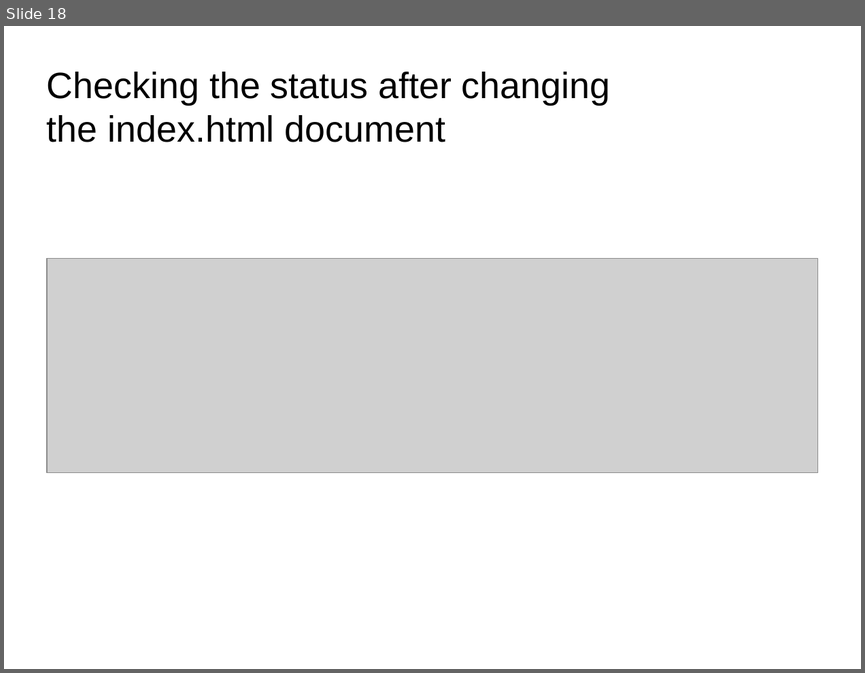
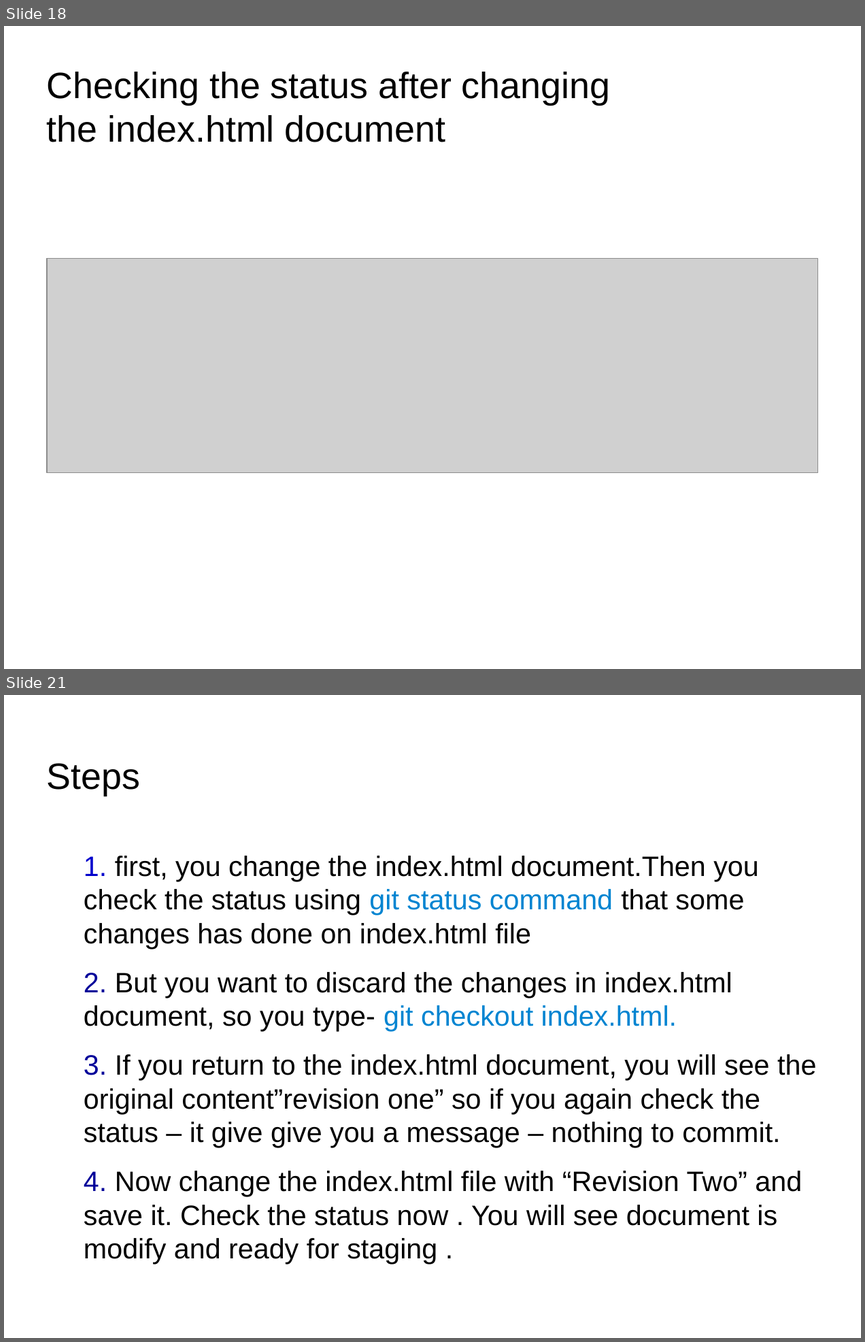
Before and after one commit to anumsh/Learning-Git-and-Github, a slide deck: git_and_GitHub.odp. Shown one above the other, each under a label of ours: slide 18 before the commit, slides 18 and 21 after it; the slides between them are not shown. The pictures are 865x673 and 865x1342 pixels, drawn with LibreOffice and Linux fonts; fonts in the diff are those of the drawing; grey boxes stand for pictures; background and template pictures are left out. Boxes give left, top, right and bottom in pixels: in the first picture for what was removed or moved away, otherwise in the second. Text is boxed around its words. In the diff, an @@ line names an element or a change of style, - is before the commit and + after.

Commit message:
feat: Add images and 2 new commands ( unstaging and commiting and logging  a file)

```diff
--- a/git_and_GitHub.odp
+++ b/git_and_GitHub.odp
@@ slide 21 added at bbox=[4, 695, 861, 1338], background picture (left out) @@
@@ title added at bbox=[47, 763, 141, 796], 33.9 pt, text #000000 @@
+Steps
@@ text added at bbox=[84, 855, 816, 1225], 26 pt, text #000000 @@
+1. first, you change the index.html document.Then you check the status using git status command that some changes has done on index.html file
+2. But you want to discard the changes in index.html document, so you type- git checkout index.html.
+3. If you return to the index.html document, you will see the original content”revision one” so if you again check the status – it give give you a message – nothing to commit.
+4. Now change the index.html file with “Revision Two” and save it. Check the status now . You will see document is modify and ready for staging .
```
Also in this commit, not shown: 1 slide changed, 8 other slides added, 8 other files.
